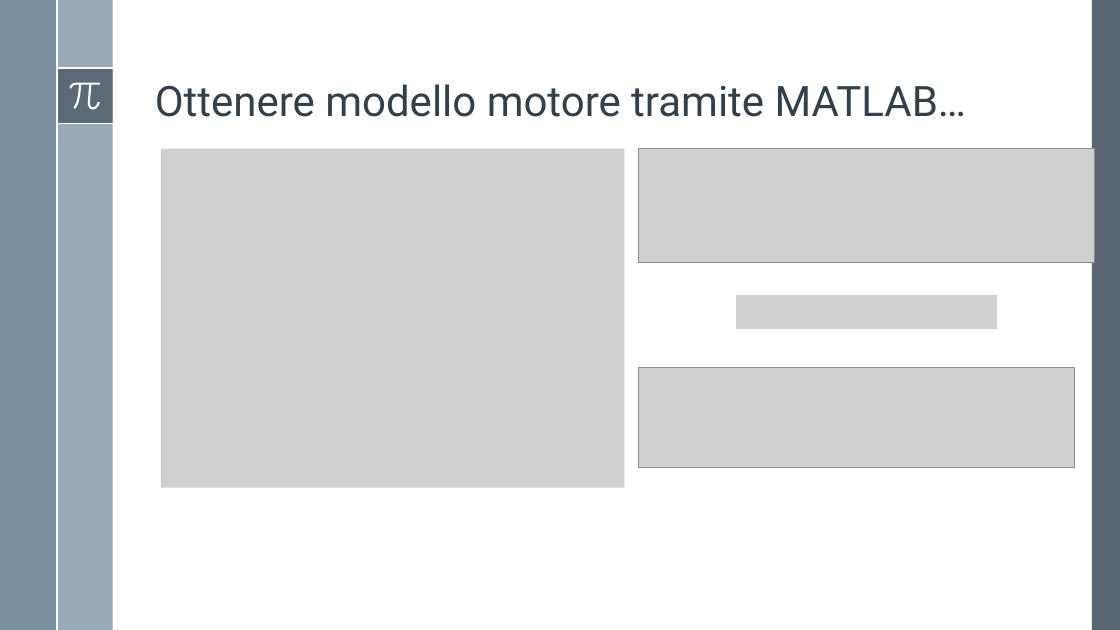
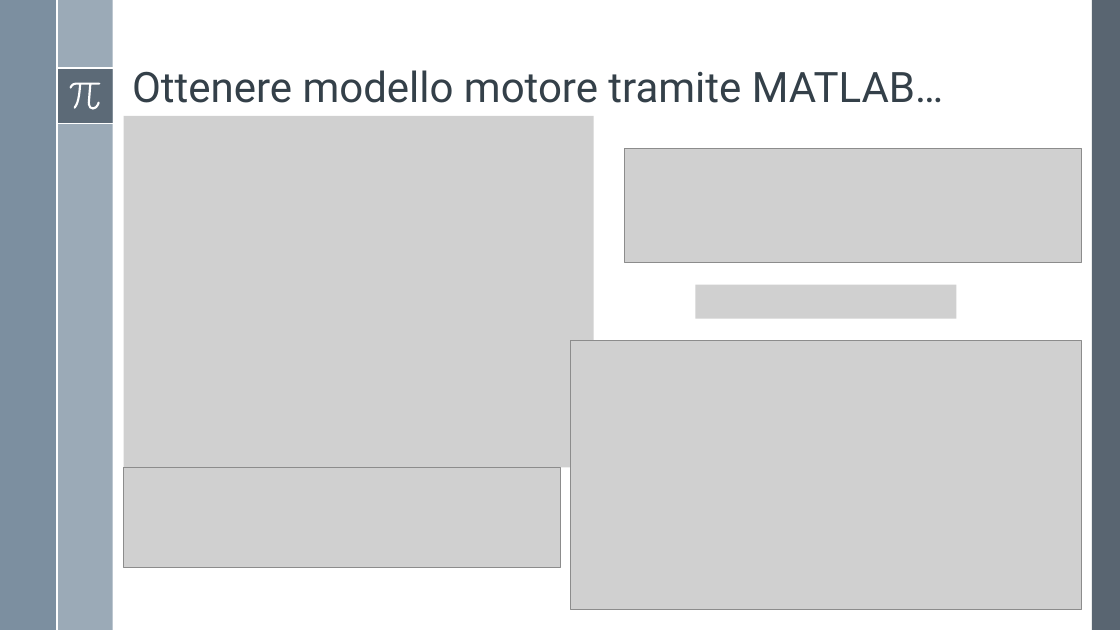
Before and after one commit to Alfystar/mv-Project, a slide deck: slide 8 of 00_Relazione/2-Modello e identificazione di un motore DC/Modello e identificazione di un motore DC.pptx. Drawn at 1120x630 pixels with LibreOffice and Linux fonts; fonts in the diff are those of the drawing; grey boxes stand for pictures. Boxes give left, top, right and bottom in pixels: in the first picture for what was removed or moved away, otherwise in the second. Text is boxed around its words. In the diff, an @@ line names an element or a change of style, - is before the commit and + after.

Commit message:
added final presentation

```diff
--- a/00_Relazione/2-Modello e identificazione di un motore DC/Modello e identificazione di un motore DC.pptx
+++ b/00_Relazione/2-Modello e identificazione di un motore DC/Modello e identificazione di un motore DC.pptx
@@ title "Ottenere modello motore tramite MATLAB…": place and size @@
-title "Ottenere modello motore tramite MATLAB…" at (155,84,966,117)
+title "Ottenere modello motore tramite MATLAB…" at (132,70,943,103)
@@ picture: place and size @@
-picture at (160,149,624,488)
+picture at (124,116,594,468)
@@ picture: place and size @@
-picture at (639,149,1095,263)
+picture at (625,149,1081,263)
@@ picture: place and size @@
-picture at (736,295,997,329)
+picture at (696,285,957,318)
@@ picture added at (571,341,1082,610) @@
@@ picture: place and size @@
-picture at (639,368,1075,468)
+picture at (124,468,560,568)
```
Also in this commit, not shown: 9 slides added, 12 other files.
